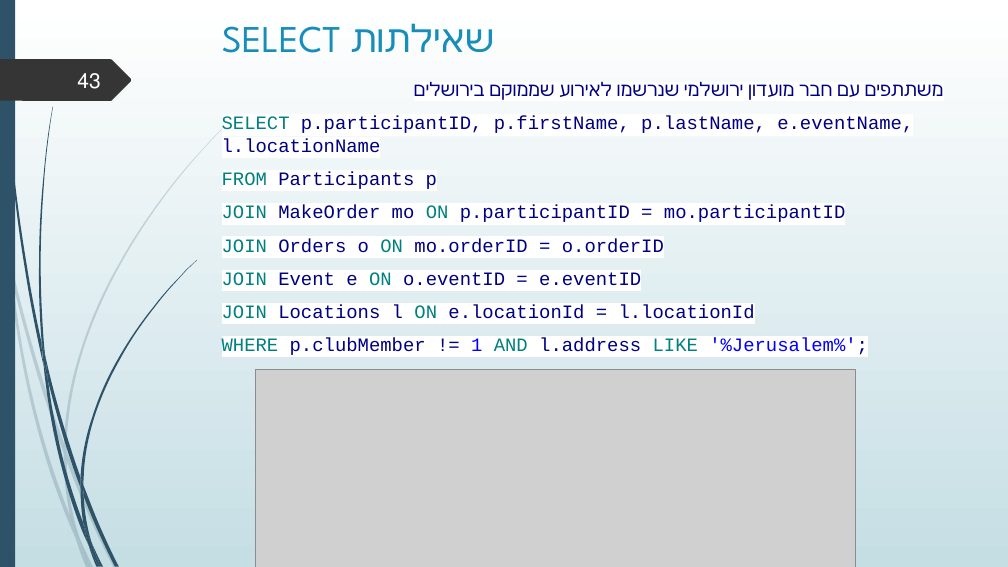
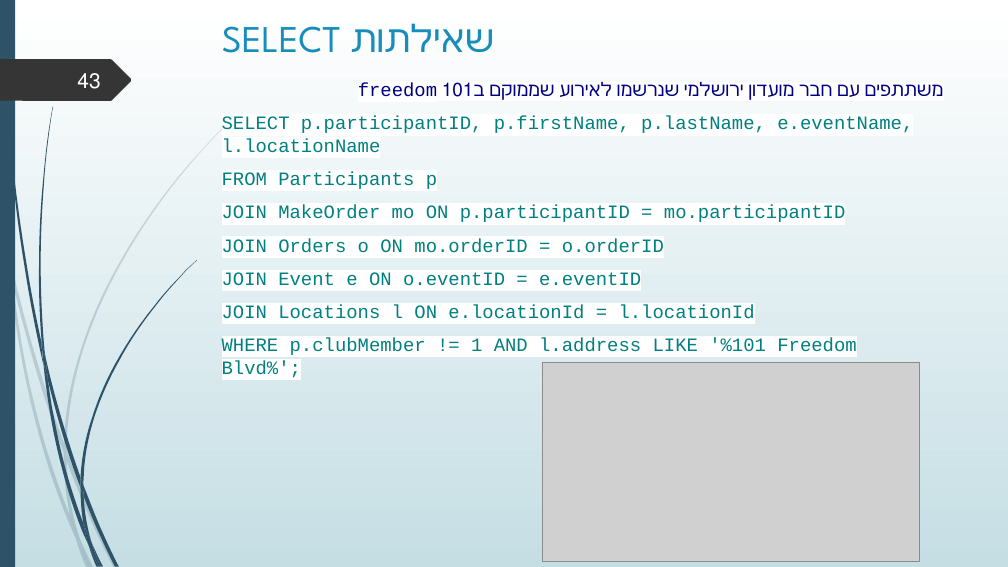
Before and after one commit to efattias/DBProject_6466_7381, a slide deck: slide 43 of דוח.pptx. Drawn at 1008x567 pixels with LibreOffice and Linux fonts; fonts in the diff are those of the drawing; grey boxes stand for pictures. Boxes give left, top, right and bottom in pixels: in the first picture for what was removed or moved away, otherwise in the second. Text is boxed around its words. In the diff, an @@ line names an element or a change of style, - is before the commit and + after.

```diff
--- a/דוח.pptx
+++ b/דוח.pptx
@@ text at (222,116,913,319): text colour #000080 to #008080 in "p.participantID, p.firstName, p.lastName, e.eventName, l.loc ...", "Participants p", "MakeOrder mo p.participantID = mo.participantID", "Orders o mo.orderID = o.orderID" and 2 more places @@
@@ text at (222,338,856,378): text changed; text colour #000080 to #008080 @@
-WHERE p.clubMember != 1 AND l.address LIKE '%Jerusalem%';
+WHERE p.clubMember != 1 AND l.address LIKE '%101 Freedom Blvd%';
@@ picture removed at (256,370,856,567) @@
@@ picture added at (543,362,920,561) @@
```
Also in this commit, not shown: 5 other slides changed, 7 other files.
